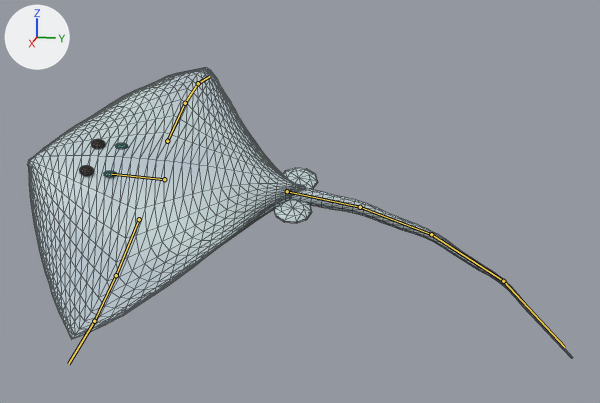
The glTF model assets/creatures/gallery_ray/gallery_ray.glb: old version first, new version second.
Before and after are seen from a 50 mm camera at (2.737, 1.07, 0.676) aimed at (-0.018, 0.519, -0.012). Arrows for +X, +Y and +Z are at upper left; the lights stay in place. The first picture is the older version. Both versions are drawn at frame 2 of the action 'hit_b'; the numbers are the values there. The bones that change, and the others that lie on the model, are drawn over the model as lines. Mesh edges are drawn as thin lines.

Objects in the first picture: 'gallery_ray'.
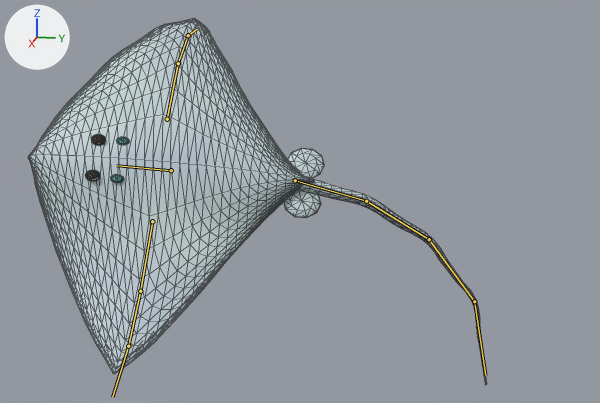
Where the change shows, as pixel boxes (x1, y1, x2, y2) in the pictures (600 x 403 px):
'gallery_ray', posed (16% narrower, 25% taller): before (27, 67, 573, 358); after (28, 19, 487, 384)
bone 'body', root to tip: before (164, 179) to (112, 174); after (171, 170) to (116, 165)
bone 'wing_l0', root to tip: before (139, 219) to (116, 275); after (152, 221) to (140, 291)
bone 'wing_l1', root to tip: before (116, 275) to (94, 321); after (140, 291) to (128, 346)
bone 'wing_l2', root to tip: before (94, 321) to (68, 364); after (128, 346) to (112, 397)
bone 'wing_r0', root to tip: before (167, 141) to (185, 103); after (167, 119) to (178, 63)
bone 'wing_r1', root to tip: before (185, 103) to (198, 83); after (178, 63) to (188, 35)
bone 'wing_r2', root to tip: before (198, 83) to (209, 76); after (188, 35) to (197, 29)
bone 'tail_0', root to tip: before (287, 191) to (360, 207); after (295, 180) to (366, 201)
bone 'tail_1', root to tip: before (360, 207) to (431, 234); after (366, 201) to (429, 239)
bone 'tail_2', root to tip: before (431, 234) to (503, 281); after (429, 239) to (474, 301)
bone 'tail_3', root to tip: before (503, 281) to (564, 347); after (474, 301) to (485, 375)

What the commit changed:
Bone 'body' (bone_body) moves from (0.0, -0.034, 0.047) to (0.0, -0.059, 0.082).
Bone 'body' (bone_body) turns from (5, -35, 0) to (9, -61, 0) degrees about its own x, y and z.
Bone 'wing_l0' (bone_wing_l0) turns from (4, 0, 0) to (7, 0, 0) degrees about its own x, y and z.
Bone 'wing_l1' (bone_wing_l1) turns from (7, 0, 0) to (12, 0, 0) degrees about its own x, y and z.
Bone 'wing_l2' (bone_wing_l2) turns from (9, 0, 0) to (16, 0, 0) degrees about its own x, y and z.
Bone 'wing_r0' (bone_wing_r0) turns from (-8, 0, 0) to (-14, 0, 0) degrees about its own x, y and z.
Bone 'wing_r1' (bone_wing_r1) turns from (-11, 0, 0) to (-19, 0, 0) degrees about its own x, y and z.
Bone 'wing_r2' (bone_wing_r2) turns from (-14, 0, 0) to (-24, 0, 0) degrees about its own x, y and z.
Bone 'tail_0' (bone_tail_0) turns from (-3, 0, -6) to (-5, 0, -10) degrees about its own x, y and z.
Bone 'tail_1' (bone_tail_1) turns from (-4, 0, -9) to (-7, 0, -15) degrees about its own x, y and z.
Bone 'tail_2' (bone_tail_2) turns from (-5, 0, -11) to (-8, 0, -20) degrees about its own x, y and z.
Bone 'tail_3' (bone_tail_3) turns from (-6, 0, -14) to (-10, 0, -25) degrees about its own x, y and z.
